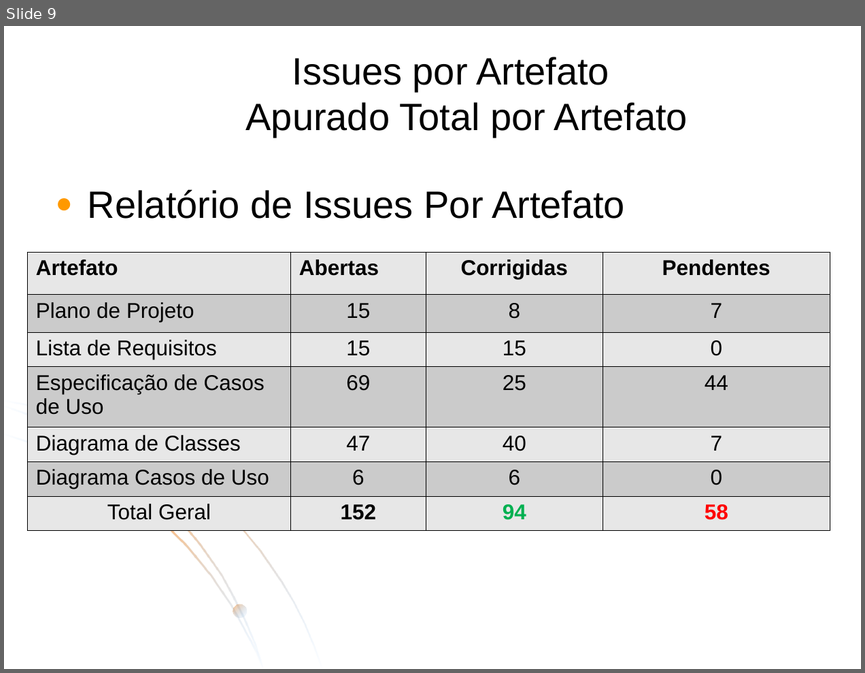
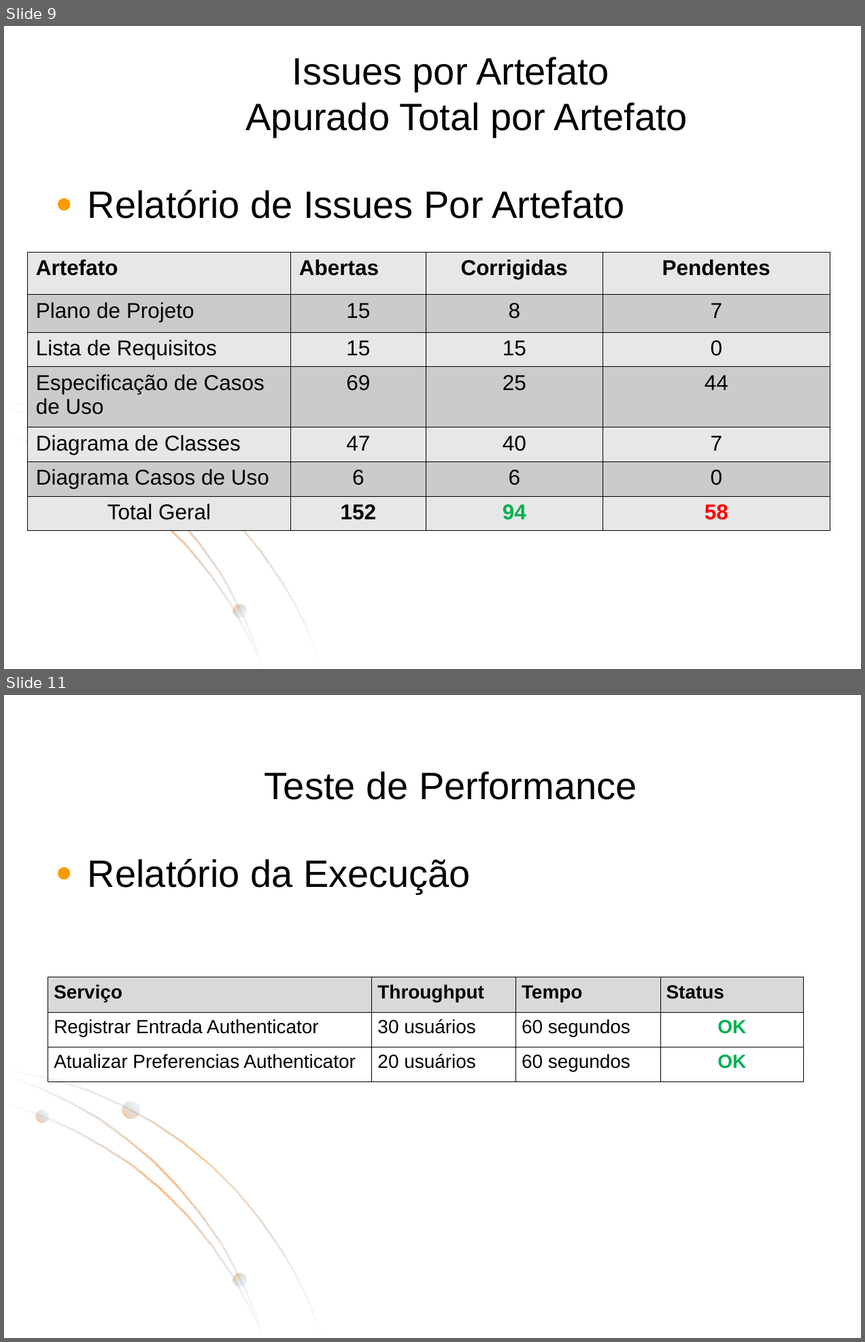
Before and after one commit to ESEGroup/IssuesAuthenticatorCascavel, a slide deck: artefatos/QA/relatorio-issues.ppt. Shown one above the other, each under a label of ours: slide 9 before the commit, slides 9 and 11 after it; the slides between them are not shown. The pictures are 865x673 and 865x1342 pixels, drawn with LibreOffice and Linux fonts; fonts in the diff are those of the drawing; background and template pictures are left out. Boxes give left, top, right and bottom in pixels: in the first picture for what was removed or moved away, otherwise in the second. Text is boxed around its words. In the diff, an @@ line names an element or a change of style, - is before the commit and + after.

```diff
--- a/artefatos/QA/relatorio-issues.ppt
+++ b/artefatos/QA/relatorio-issues.ppt
@@ slide 11 added at [4,695,861,1338], background #FFFFFF; not listed: 6 template elements that a slide beside it also shows @@
@@ title added at [264,771,637,800], 32 pt, text #000000 @@
+Teste de Performance
@@ text added at [88,858,470,894], 32 pt, text #000000 @@
+● Relatório da Execução
@@ table added at [48,977,804,1081], 3 rows, 4 columns @@
+Serviço | Throughput | Tempo | Status
+Registrar Entrada Authenticator | 30 usuários | 60 segundos | OK
+Atualizar Preferencias Authenticator | 20 usuários | 60 segundos | OK
```
Also in this commit, not shown: 1 slide changed, 8 other slides added, 6 other files.
